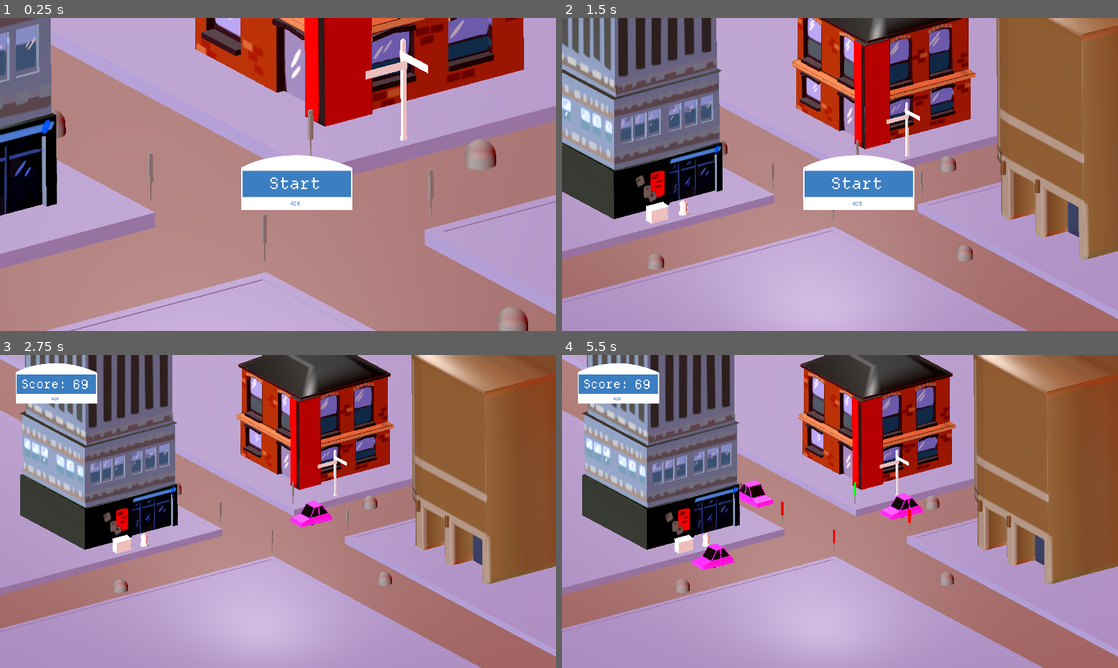
Above: before the commit, frames 1-4 (two rows, left to right).
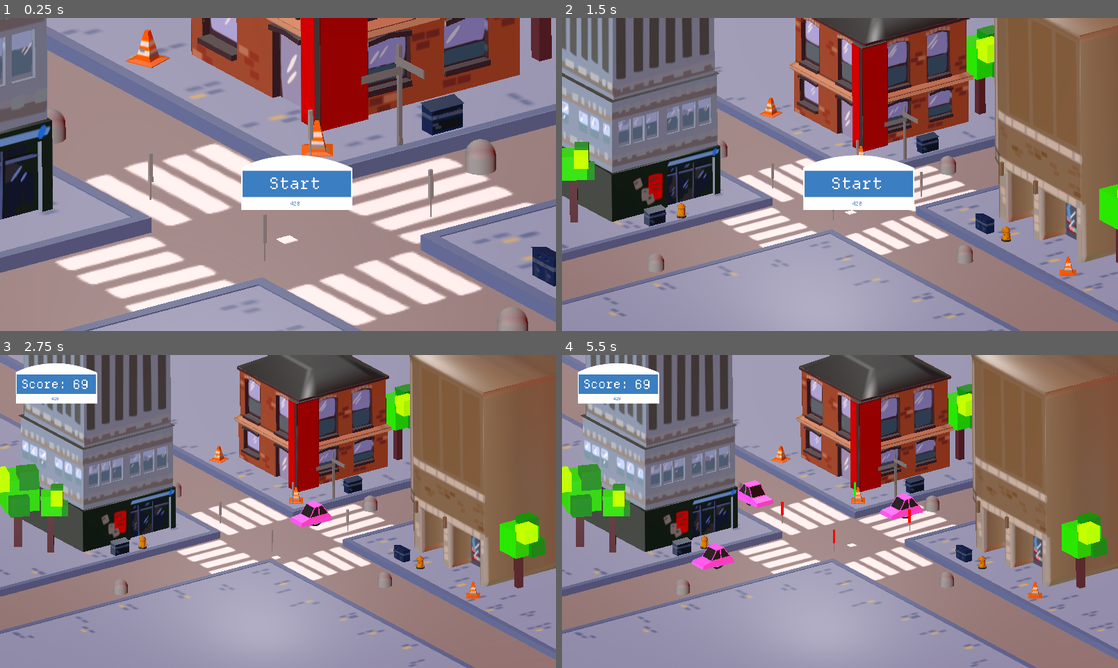
Above: after the commit, the same moments.

Repository: caizoryan/gamejam001
Game: Godot game, scene res://test_scene.tscn
Same seed, same stepped clock (60 frames per second), same inputs: the game is played once before the commit and once after it.
Inputs (mouse positions are in pixels of both pictures, inside the frame that each line leads up to):
- Up to frame 1 (0.25 s): no input
- Up to frame 2 (1.5 s): click (856, 180) at 0.5 s; tap Enter at 1.25 s; move the mouse to (962, 158) at 1.27 s; hold Right (key_right) from 1.28 s (still down); click (962, 158) at 1.35 s
- Up to frame 3 (2.75 s): move the mouse to (166, 527) at 2.02 s; release Right (key_right) at 2.03 s; hold Down (key_down) from 2.03 s (still down); tap E at 2.1 s
- Up to frame 4 (5.5 s): move the mouse to (895, 442) at 2.77 s; release Down (key_down) at 2.78 s; hold Right (key_right) 2.78-3.53 s; tap one key every 0.75 s from 2.85 s: 1 2 3 4; move the mouse to (812, 574) at 3.52 s; hold Up (key_up) 3.53-4.28 s; move the mouse to (1006, 558) at 4.27 s; hold Left (key_left) from 4.28 s (still down); move the mouse to (673, 464) at 5.02 s

The runs differ from the first frame. In frame 1, 65% of the frame differs, in the area x 0-100%, y 0-100%; in frame 2, 62%; in frame 3, 66%; in frame 4, 66%.

Commit message:
funky stuff

Diff:
--- a/car.gd
+++ b/car.gd
@@ -11,8 +11,6 @@
 @export var progress : TextureProgressBar
 @onready var camera = get_viewport().get_camera_3d()
 @export var top: Node3D
-
-
 @export var car_timer: Timer
 
 var curr_speed = max_speed
@@ -56,9 +54,9 @@
 func oscillate(pos: Vector2) -> Vector2:
 	oscillator_x += dir*.8
 
-	if (dir == 1):
-		if (oscillator_x > max): dir = -1
+	if (dir == 1): if (oscillator_x > max): dir = -1
 	else: if (oscillator_x < (max*-1)): dir = 1
+
 	pos.x += oscillator_x
 	return pos
 
@@ -67,6 +65,10 @@
 
 
 func _process(delta: float) -> void:
+	if (passed_mid):
+		progress.visible = false
+		return
+
 	if progress.value > 30: progress.visible = true
 	if progress.value > 55. && !changed_to_red:
 		progress.texture_progress = load("res://assets/buttons/1x/prog_tex.png")
@@ -77,7 +79,6 @@
 		changed_to_panic = true
 		play_horn()
 
-	#
 	progress.value += 0.05
 	var _pos = top.global_position
 
--- a/test_scene.tscn
+++ b/test_scene.tscn
@@ -14,6 +14,7 @@
 [ext_resource type="FontFile" uid="uid://bhmn30vnis3g6" path="res://assets/dep.otf" id="8_hiucn"]
 [ext_resource type="PackedScene" uid="uid://dwrl5vgowu4sk" path="res://assets/testscene02.glb" id="8_njel3"]
 [ext_resource type="Texture2D" uid="uid://dgs6i11kpxa5d" path="res://assets/testscene01_RGB.png" id="9_njel3"]
+[ext_resource type="PackedScene" uid="uid://c0aaa3kxgcjsy" path="res://assets/testscene03.glb" id="11_hiucn"]
 [ext_resource type="PackedScene" uid="uid://ct3yg30tpjuj8" path="res://car_green.tscn" id="14_0k8yu"]
 
 [sub_resource type="PlaneMesh" id="PlaneMesh_coq8p"]
@@ -37,8 +38,7 @@
 sky = SubResource("Sky_njel3")
 adjustment_enabled = true
 adjustment_brightness = 1.25
-adjustment_contrast = 1.3
-adjustment_saturation = 2.41
+adjustment_saturation = 2.01
 
 [sub_resource type="CameraAttributesPractical" id="CameraAttributesPractical_njel3"]
 dof_blur_far_enabled = true
@@ -160,6 +160,9 @@
 
 [node name="testscene02" parent="." instance=ExtResource("8_njel3")]
 transform = Transform3D(1, 0, 0, 0, 1, 0, 0, 0, 1, 0.0598951, 0.17139, -0.115836)
+visible = false
+
+[node name="testscene03" parent="." instance=ExtResource("11_hiucn")]
 
 [node name="World" type="WorldEnvironment" parent="."]
 environment = SubResource("Environment_vr1i5")
Not shown: 1 places in test_scene.tscn that only renumber resources
